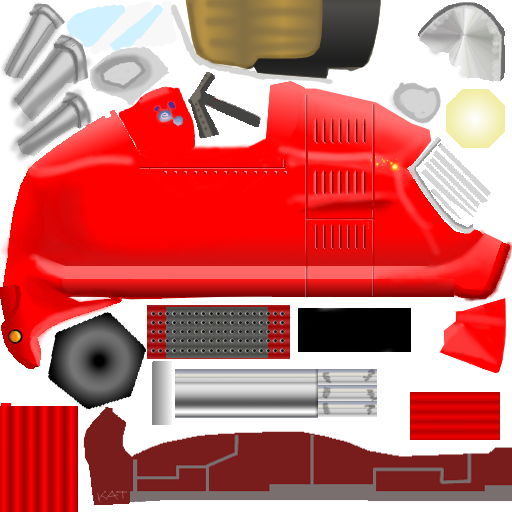
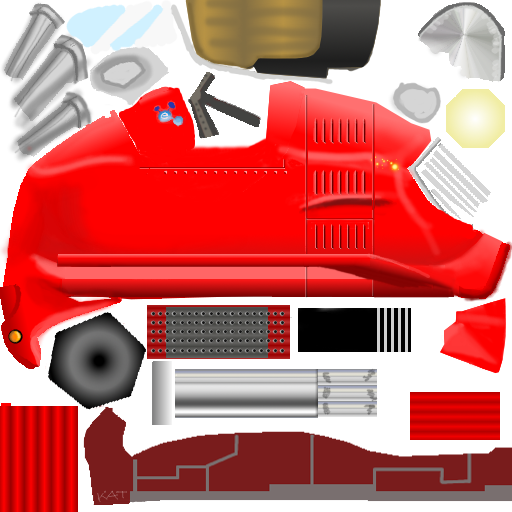
Layered file, before and after one edit (512x512). Changes by layer:
"attenuationlogo": opacity 60% → 30% over [153, 100, 184, 127]
added layer "newbottom" above "details" over [57, 253, 459, 298]
painted on "details" over [10, 17, 75, 154]
painted on "Color" over [10, 17, 476, 352]
